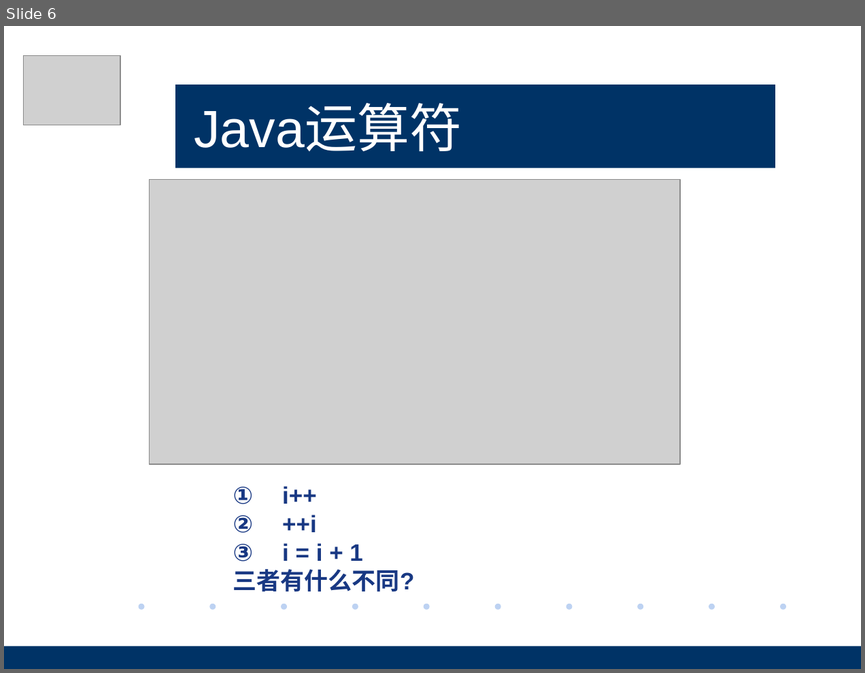
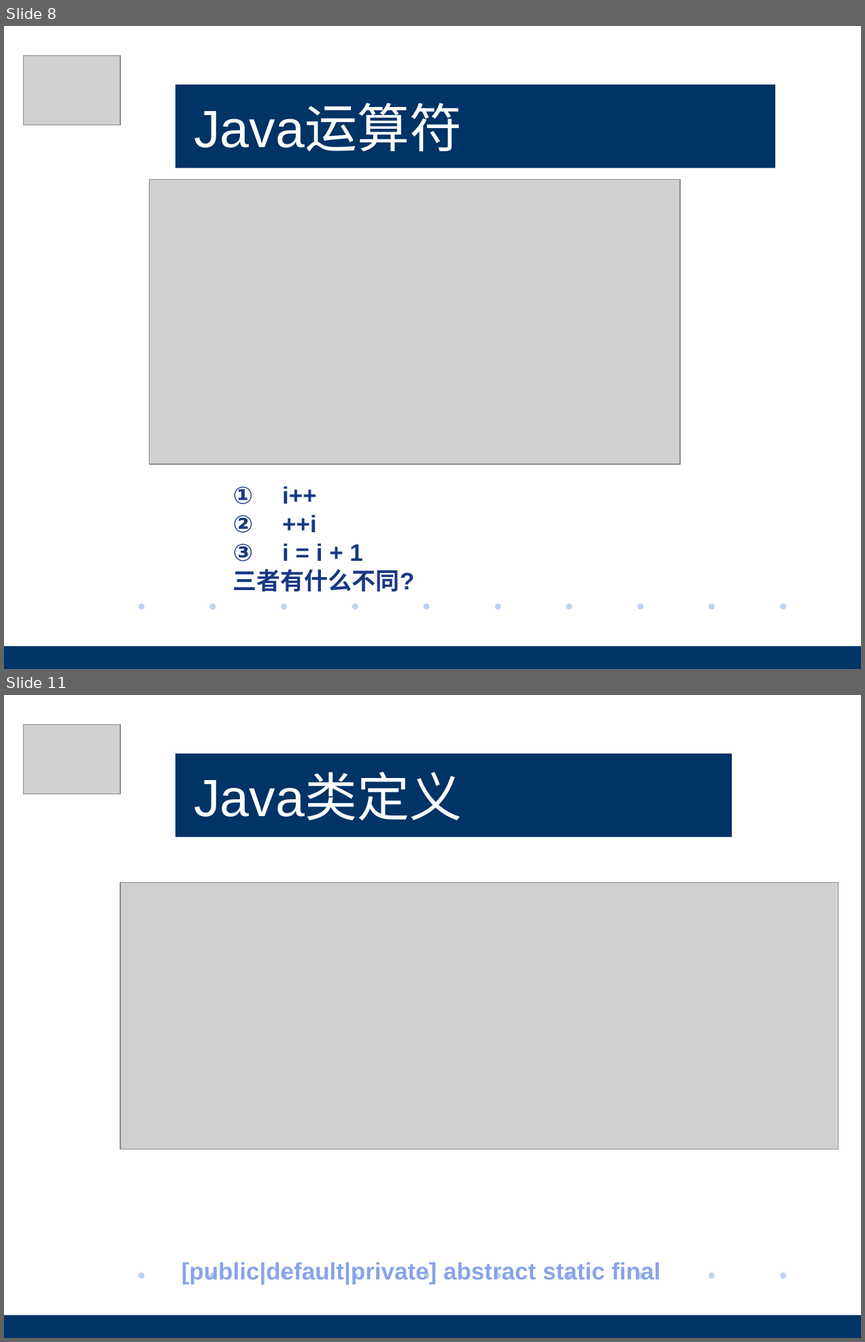
Before and after one commit to pez1420/peixun, a slide deck: Java基础/Java基础培训-基础语法.pptx. Shown one above the other, each under a label of ours: slide 6 before the commit, slides 8 and 11 after it; the slides between them are not shown. The pictures are 865x673 and 865x1342 pixels, drawn with LibreOffice and Linux fonts; fonts in the diff are those of the drawing; grey boxes stand for pictures; background and template pictures are left out. Boxes give left, top, right and bottom in pixels: in the first picture for what was removed or moved away, otherwise in the second. Text is boxed around its words. In the diff, an @@ line names an element or a change of style, - is before the commit and + after.

```diff
--- a/Java基础/Java基础培训-基础语法.pptx
+++ b/Java基础/Java基础培训-基础语法.pptx
@@ slide 11 added at bbox=[4, 695, 861, 1338], background #FFFFFF; not listed: 12 template elements that a slide beside it also shows @@
@@ picture added at bbox=[23, 725, 120, 794] @@
@@ title added at bbox=[175, 753, 732, 836], fill #003366, 44 pt, text #FFFFFF @@
+Java类定义
@@ picture added at bbox=[120, 883, 838, 1149] @@
@@ text added at bbox=[181, 1261, 660, 1284], 20 pt, text #87A4E9, bold @@
+[public|default|private] abstract static final
@@ rectangle added at bbox=[718, 1320, 861, 1338], fill #003366 @@
@@ what was slide 6 is now slide 8 @@
```
Also in this commit, not shown: 1 slide changed, 21 other slides added, 1 slide removed, 3 other files.
